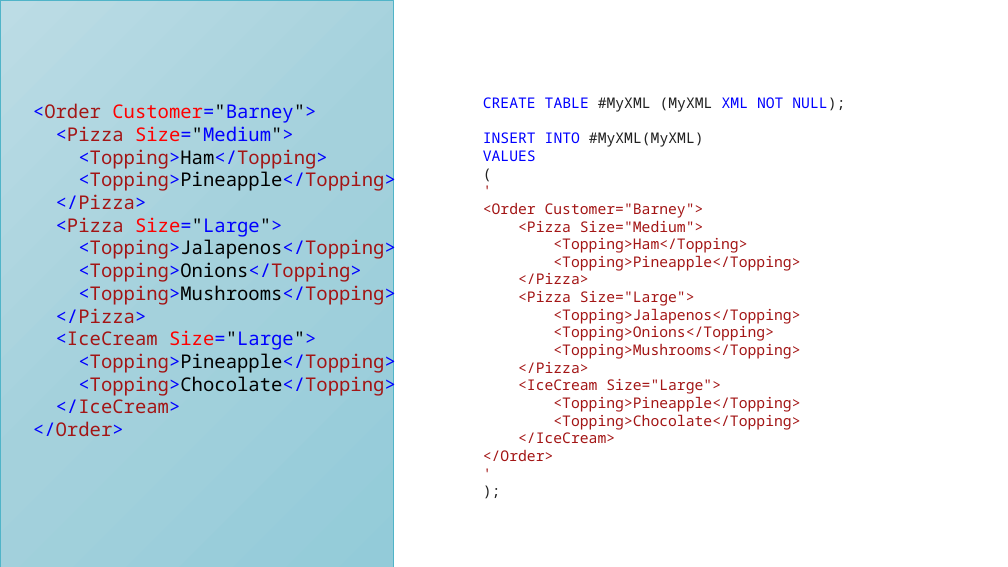
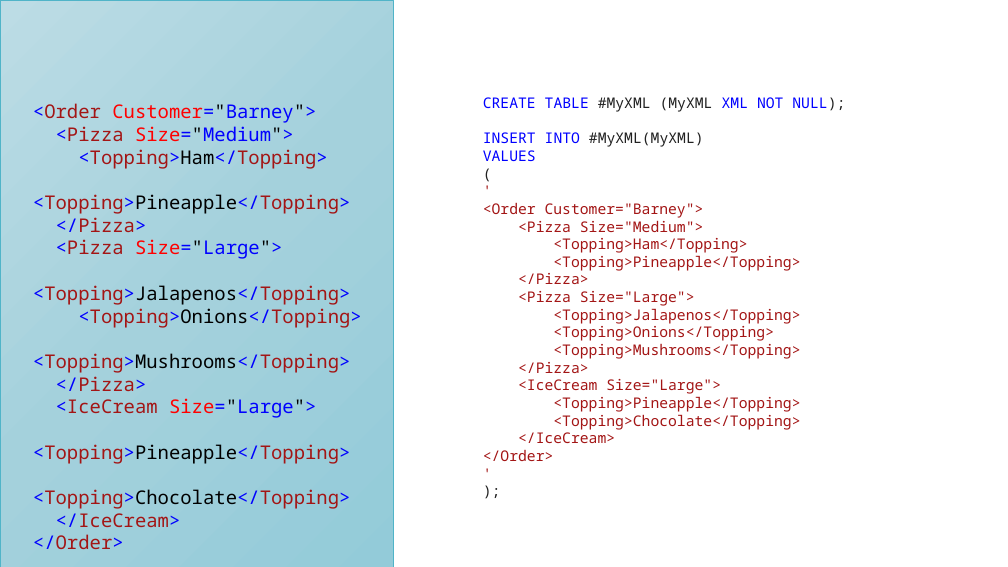
Before and after one commit to BarneyLawrence/XML-Queries-In-SQL-Server, a slide deck: slide 7 of Lightning Talk - An Introduction to Querying XML With T-SQL.pptx. Drawn at 1008x567 pixels with LibreOffice and Linux fonts; fonts in the diff are those of the drawing. Boxes give left, top, right and bottom in pixels: in the first picture for what was removed or moved away, otherwise in the second. Text is boxed around its words. In the diff, an @@ line names an element or a change of style, - is before the commit and + after.

```diff
--- a/Lightning Talk - An Introduction to Querying XML With T-SQL.pptx
+++ b/Lightning Talk - An Introduction to Querying XML With T-SQL.pptx
@@ text "<Order Customer="Barney">" rewrapped from [33, 103, 396, 436] to [33, 103, 361, 549] @@
```
Also in this commit, not shown: 3 other slides changed, 3 slides added.
